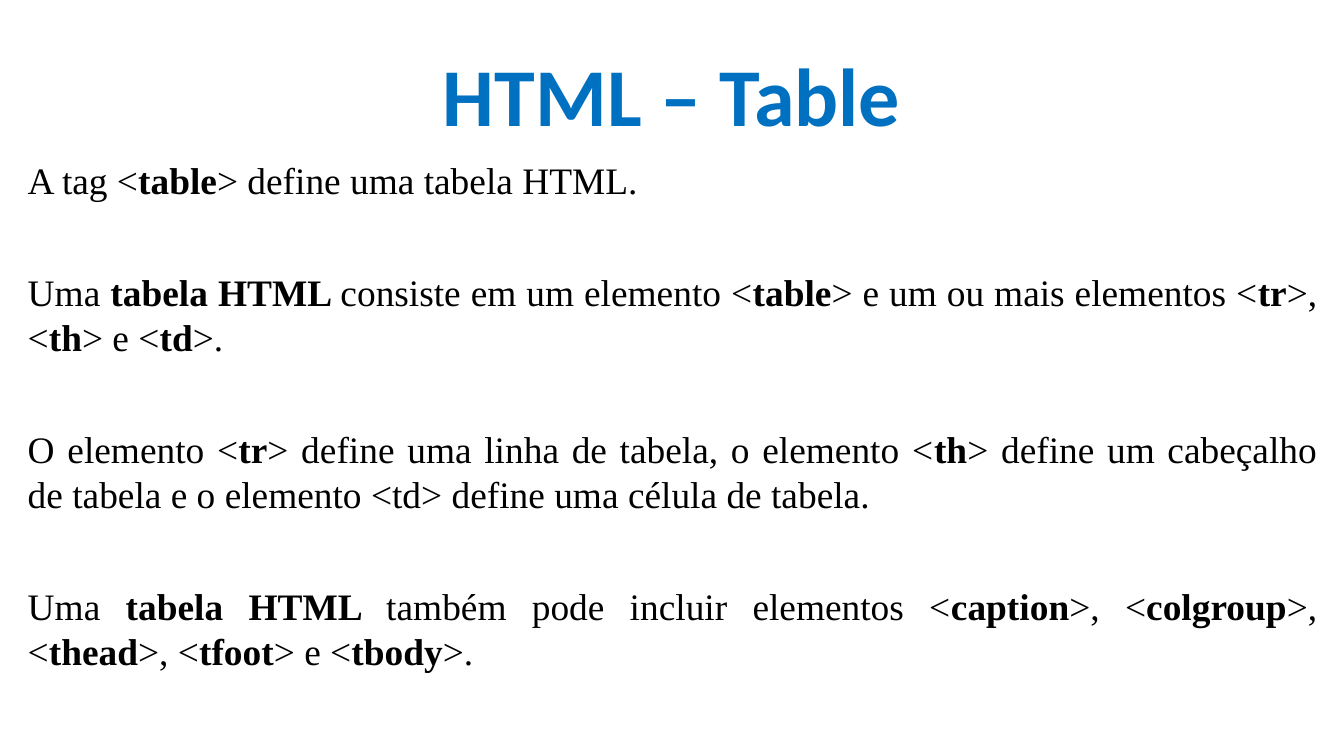
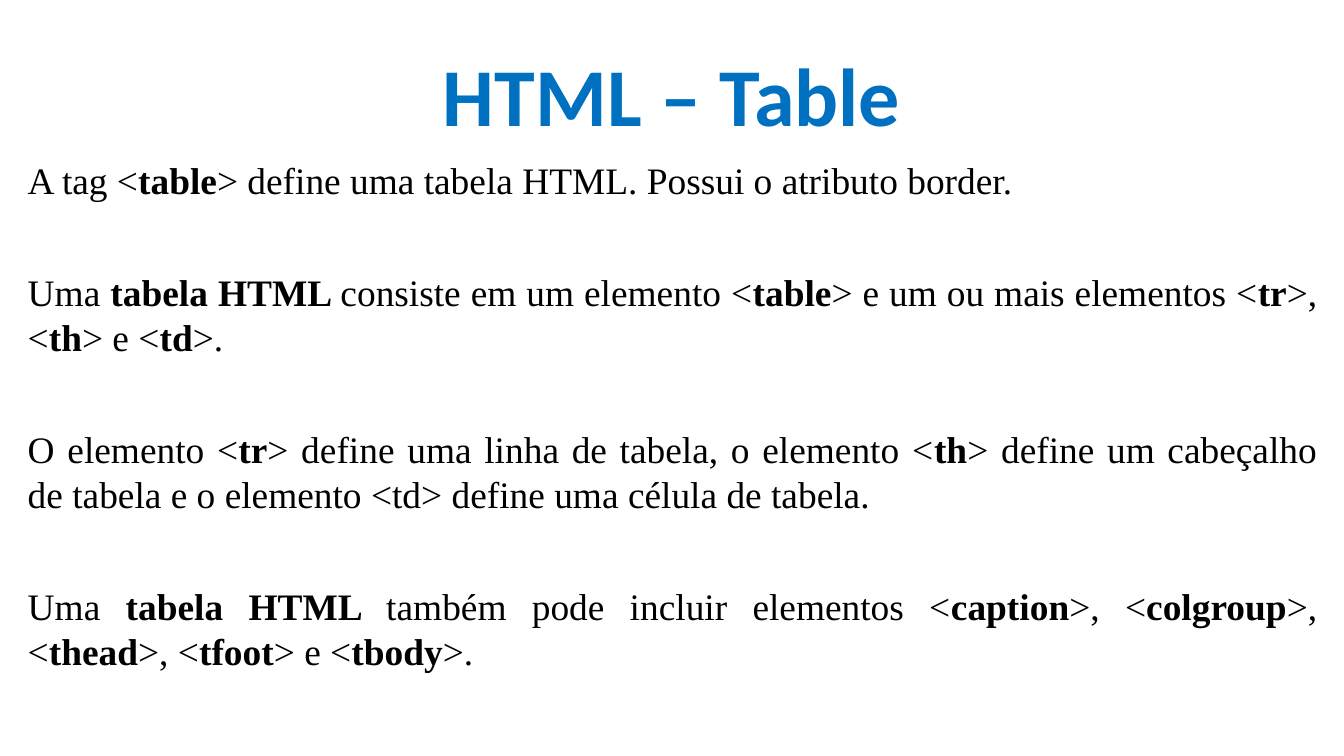
Before and after one commit to CloudEducationBrazil/WydenDesenvolvimentoWebPHP, a slide deck: slide 18 of 01 Classes/Aula 04 Desenvolvimento Web - HTML.pptx. Drawn at 1344x756 pixels with LibreOffice and Linux fonts; fonts in the diff are those of the drawing; background and template pictures are left out. Boxes give left, top, right and bottom in pixels: in the first picture for what was removed or moved away, otherwise in the second. Text is boxed around its words. In the diff, an @@ line names an element or a change of style, - is before the commit and + after.

Commit message:
Aulas HTML - Atualização

```diff
--- a/01 Classes/Aula 04 Desenvolvimento Web - HTML.pptx
+++ b/01 Classes/Aula 04 Desenvolvimento Web - HTML.pptx
@@ text at (x1=28, y1=167, x2=1012, y2=201): text changed @@
-A tag <table> define uma tabela HTML.
+A tag <table> define uma tabela HTML. Possui o atributo border.
```
Also in this commit, not shown: 1 other slide changed, 1 slide added, 1 other file.
